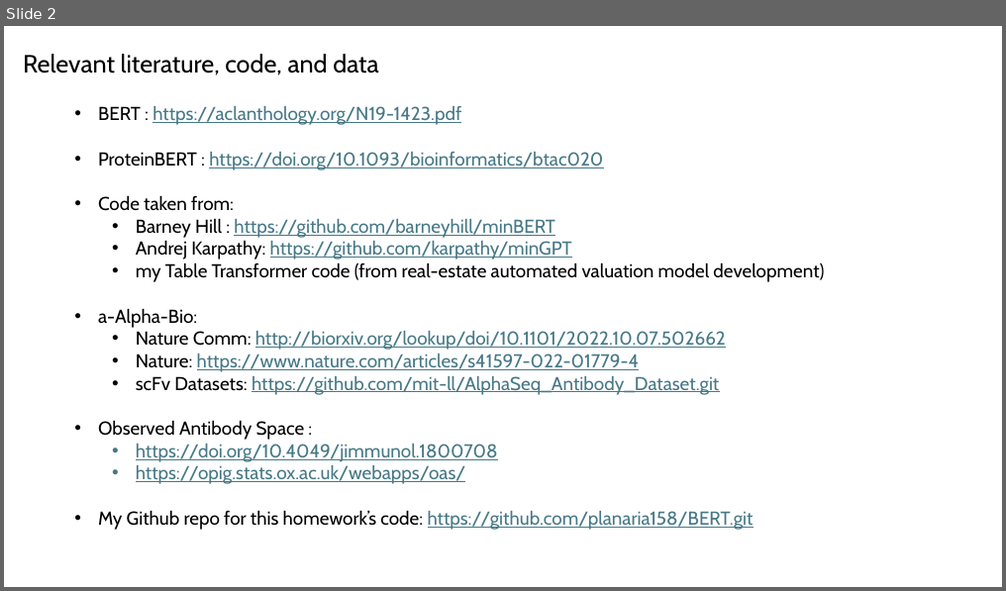
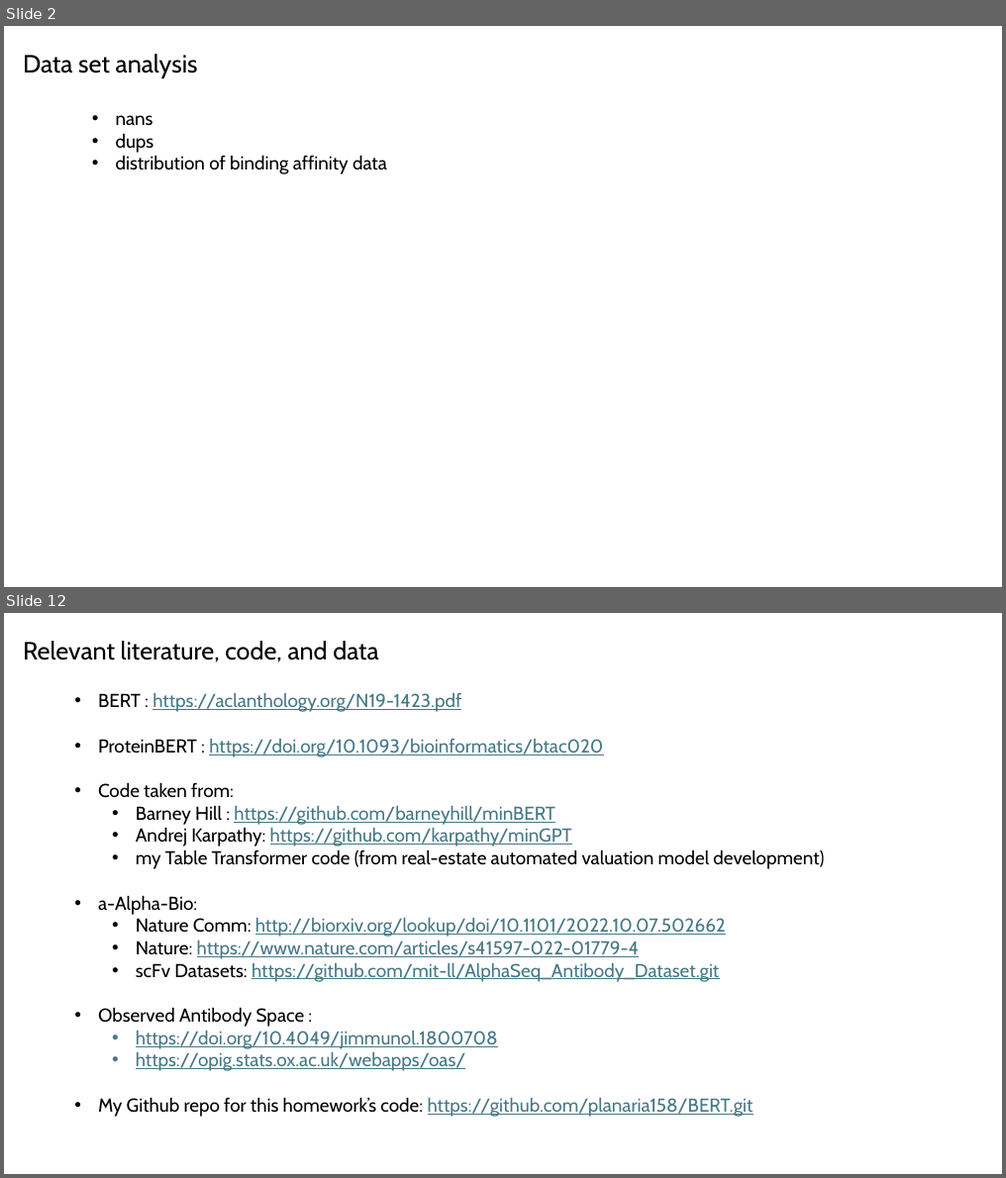
Before and after one commit to planaria158/BERT-antibody-antigen-binding-energy, a slide deck: Homework-aAlphaBio.pptx. Shown one above the other, each under a label of ours: slide 2 before the commit, slides 2 and 12 after it; the slides between them are not shown. The pictures are 1006x591 and 1006x1178 pixels, drawn with LibreOffice and Linux fonts; fonts in the diff are those of the drawing. Boxes give left, top, right and bottom in pixels: in the first picture for what was removed or moved away, otherwise in the second. Text is boxed around its words. In the diff, an @@ line names an element or a change of style, - is before the commit and + after.

```diff
--- a/Homework-aAlphaBio.pptx
+++ b/Homework-aAlphaBio.pptx
@@ slide 2 added at (4, 26, 1002, 587), background #FFFFFF @@
@@ text added at (23, 54, 198, 78), 24 pt, text #000000 @@
+Data set analysis
@@ text added at (116, 115, 387, 174), 18 pt, text #000000 @@
+• nans
+• dups
+• distribution of binding affinity data
@@ what was slide 2 is now slide 12 @@
```
Also in this commit, not shown: 3 slides changed, 8 other slides added, 1 slide removed.
